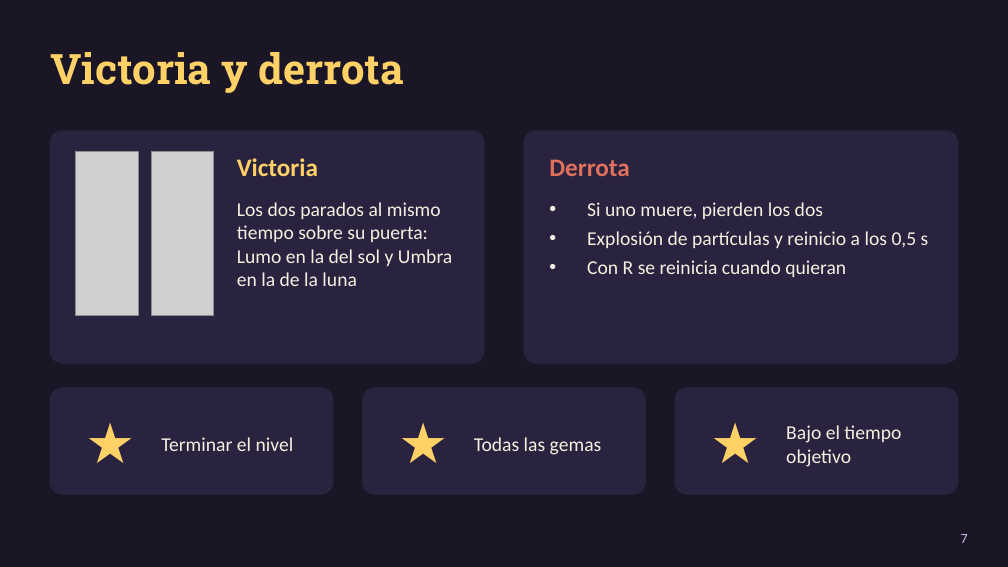
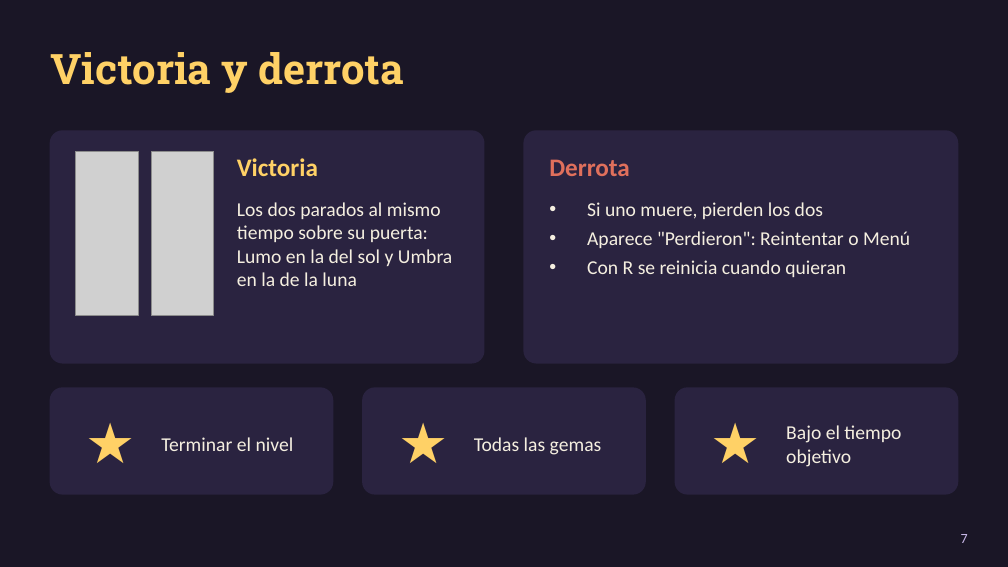
Before and after one commit to Agustin-Minetti/Juego-Final---Desarrollo-Tecnologico-2---2026, a slide deck: slide 7 of docs/Lumo_y_Umbra_presentacion.pptx. Drawn at 1008x567 pixels with LibreOffice and Linux fonts; fonts in the diff are those of the drawing; grey boxes stand for pictures. Boxes give left, top, right and bottom in pixels: in the first picture for what was removed or moved away, otherwise in the second. Text is boxed around its words. In the diff, an @@ line names an element or a change of style, - is before the commit and + after.

```diff
--- a/docs/Lumo_y_Umbra_presentacion.pptx
+++ b/docs/Lumo_y_Umbra_presentacion.pptx
@@ text at [587,231,910,248]: text changed @@
-• Explosión de partículas y reinicio a los 0,5 s
+• Aparece "Perdieron": Reintentar o Menú
```
Also in this commit, not shown: 25 other files.
